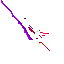
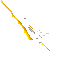
Two versions of the same layered image (64x64). Layer-by-layer changes:
painted on "Copie de exe_lilac_mpbl_charging_1_e.png" over [1, 0, 50, 51]
